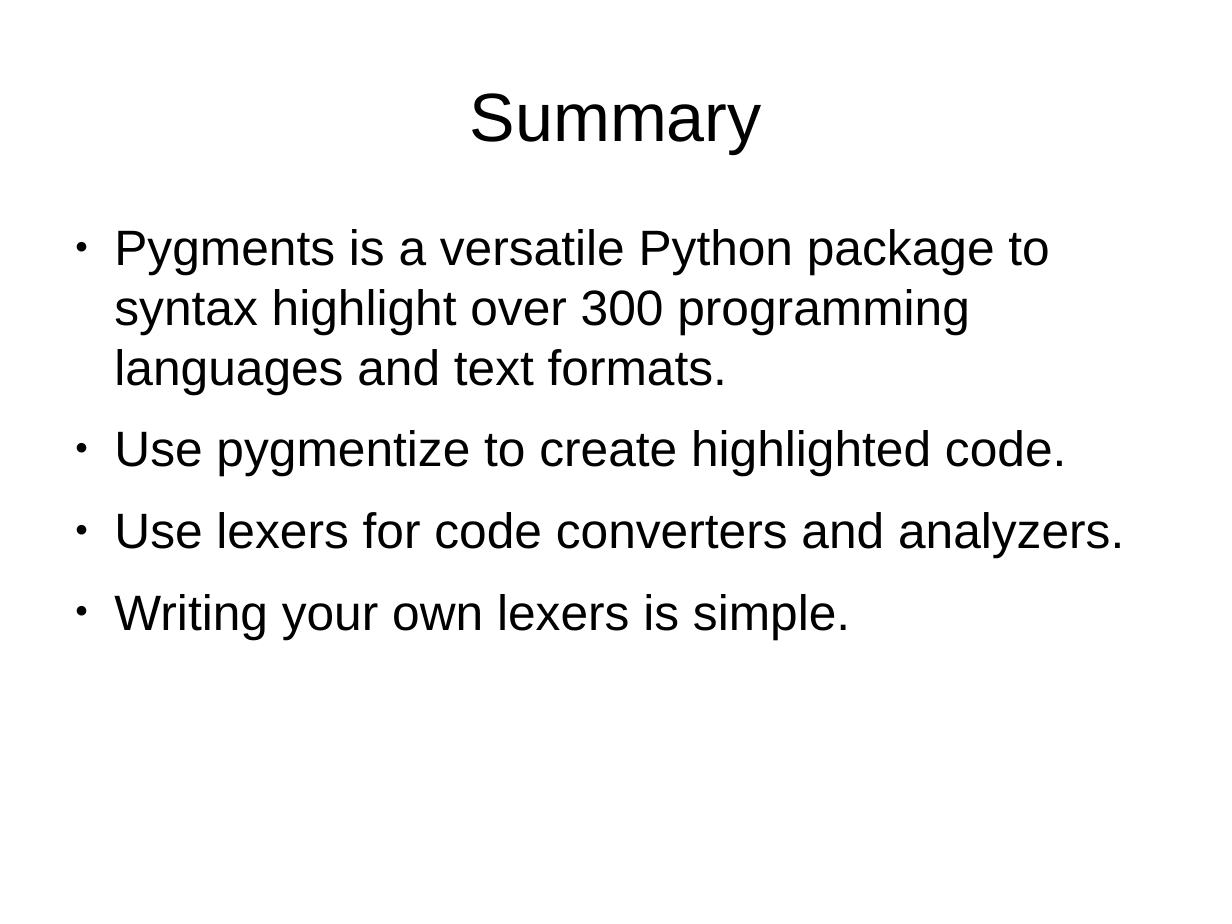
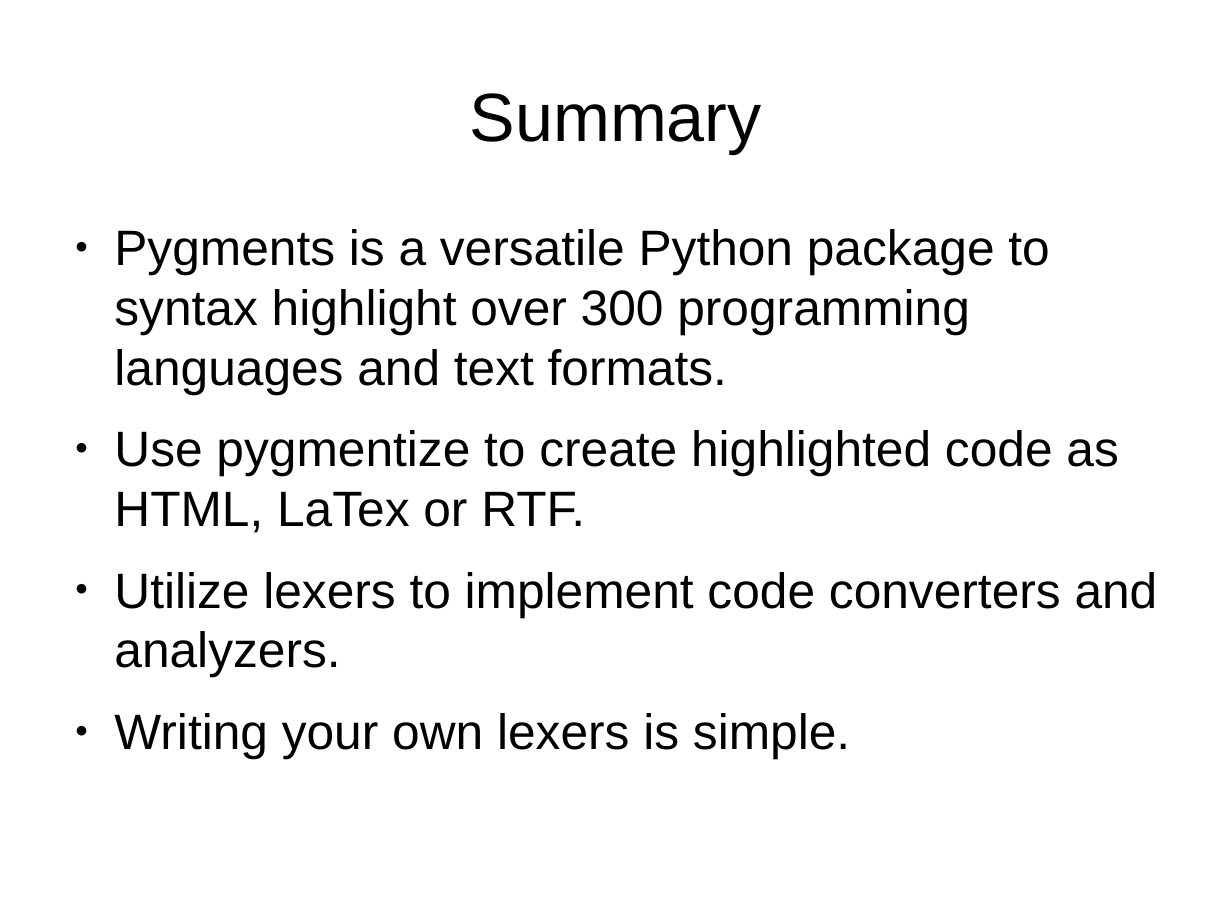
Before and after one commit to roskakori/talks, a slide deck: slide 40 of pygraz/pygments/Introduction to Pygments.odp (slide 28 before the commit). Drawn at 1232x924 pixels with LibreOffice and Linux fonts; fonts in the diff are those of the drawing. Boxes give left, top, right and bottom in pixels: in the first picture for what was removed or moved away, otherwise in the second. Text is boxed around its words. In the diff, an @@ line names an element or a change of style, - is before the commit and + after.

Commit message:
* Added slides for stepwise development of an own lexer. * Changed syntax highlighted Python code from HTML screenshot to inline RTF to enable copy & paste.

```diff
--- a/pygraz/pygments/Introduction to Pygments.odp
+++ b/pygraz/pygments/Introduction to Pygments.odp
@@ text at <box>114,430,1158,677</box>: text changed @@
-● Use pygmentize to create highlighted code.
-● Use lexers for code converters and analyzers.
+● Use pygmentize to create highlighted code as HTML, LaTex or RTF.
+● Utilize lexers to implement code converters and analyzers.
```
Also in this commit, not shown: 8 other slides changed, 14 slides added, 2 slides removed, 5 other files.
